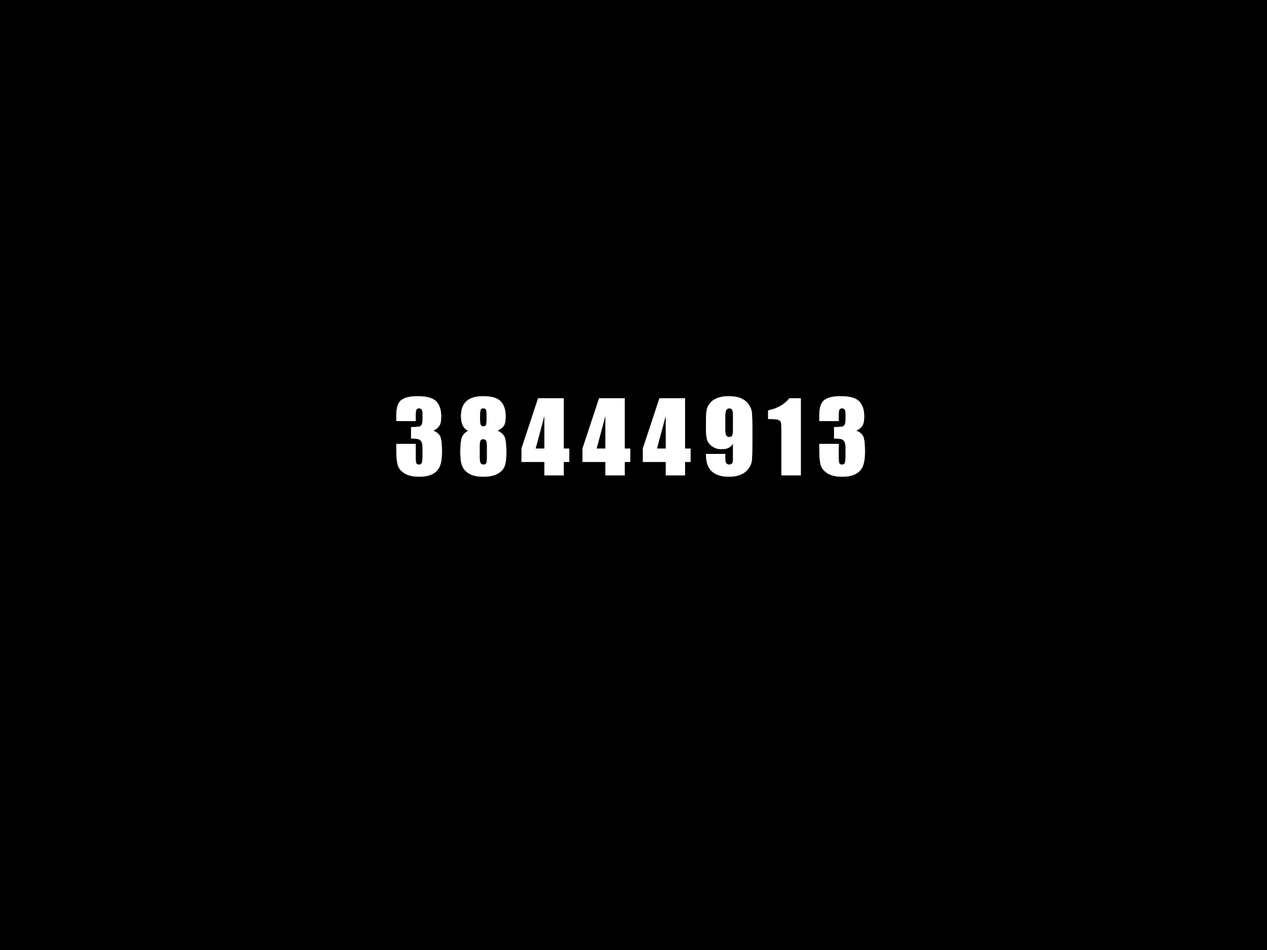
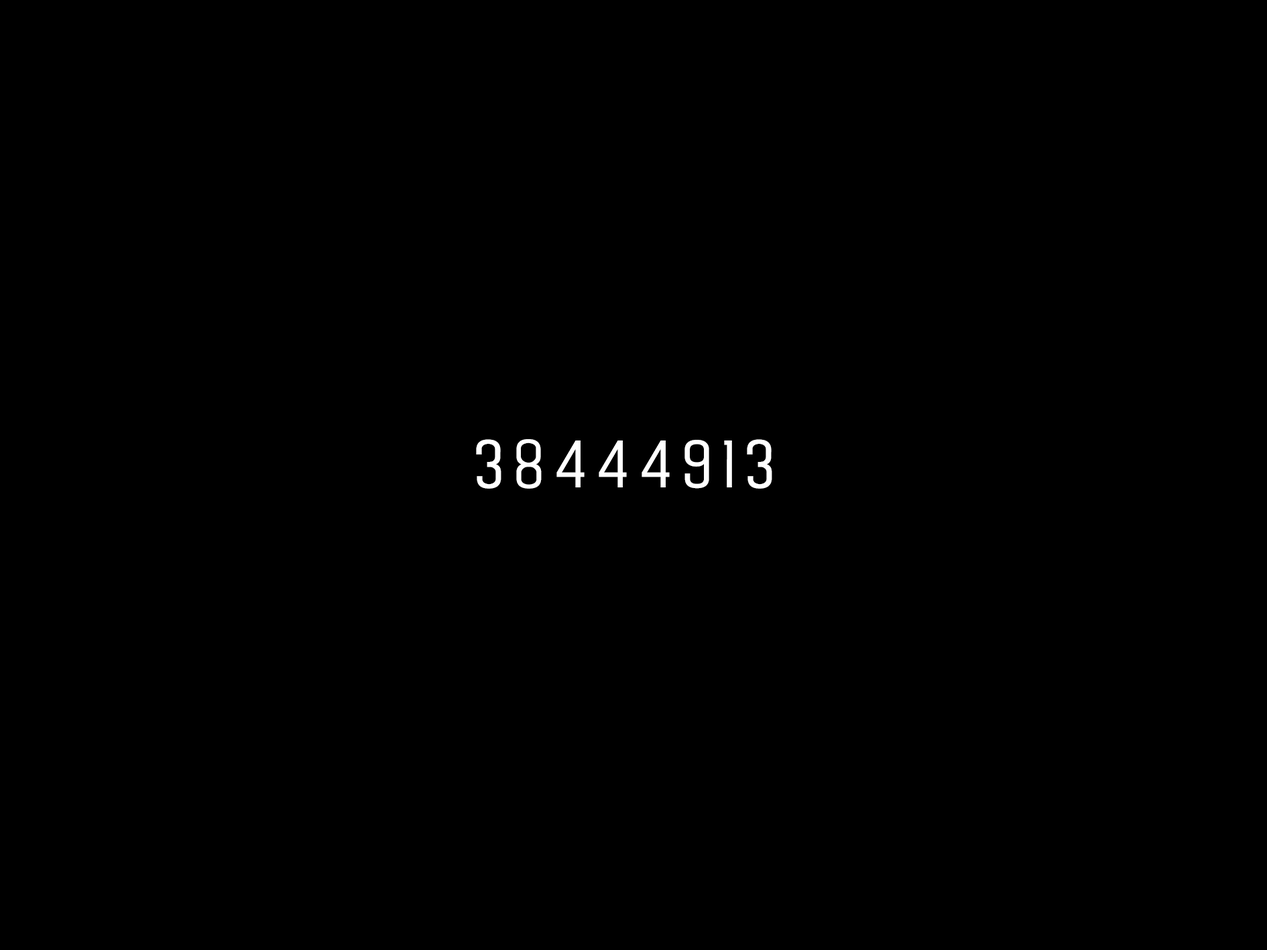
Revision of a layered 1267 × 950 image; what changed, layer by layer:
painted on "38444913" over [396, 396, 866, 489]
